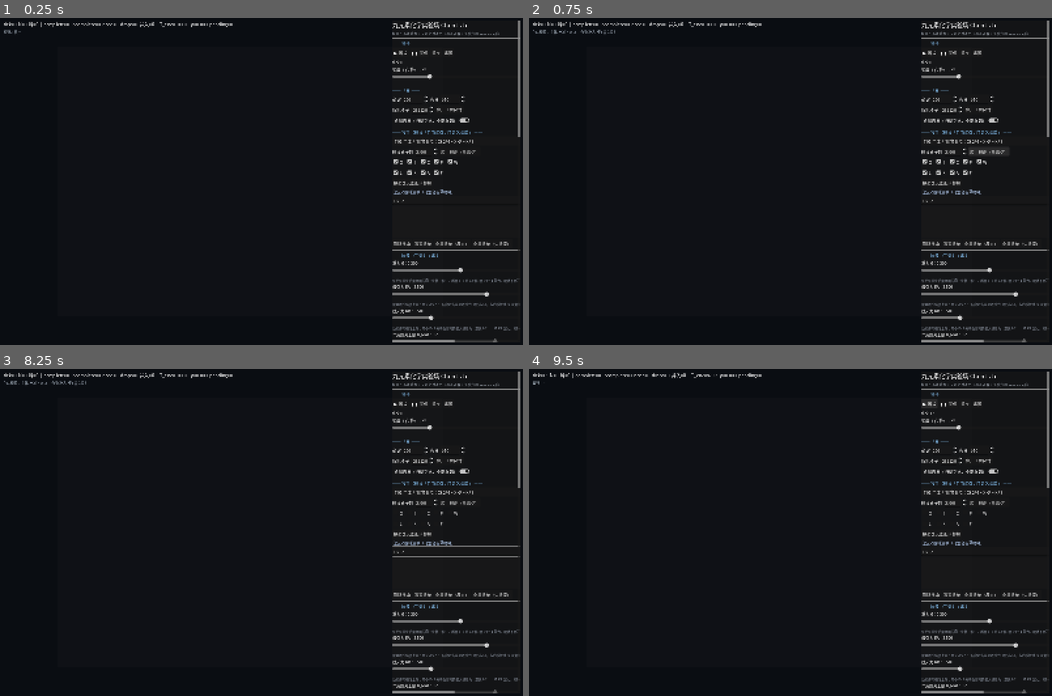
Above: before the commit, frames 1-4 (two rows, left to right).
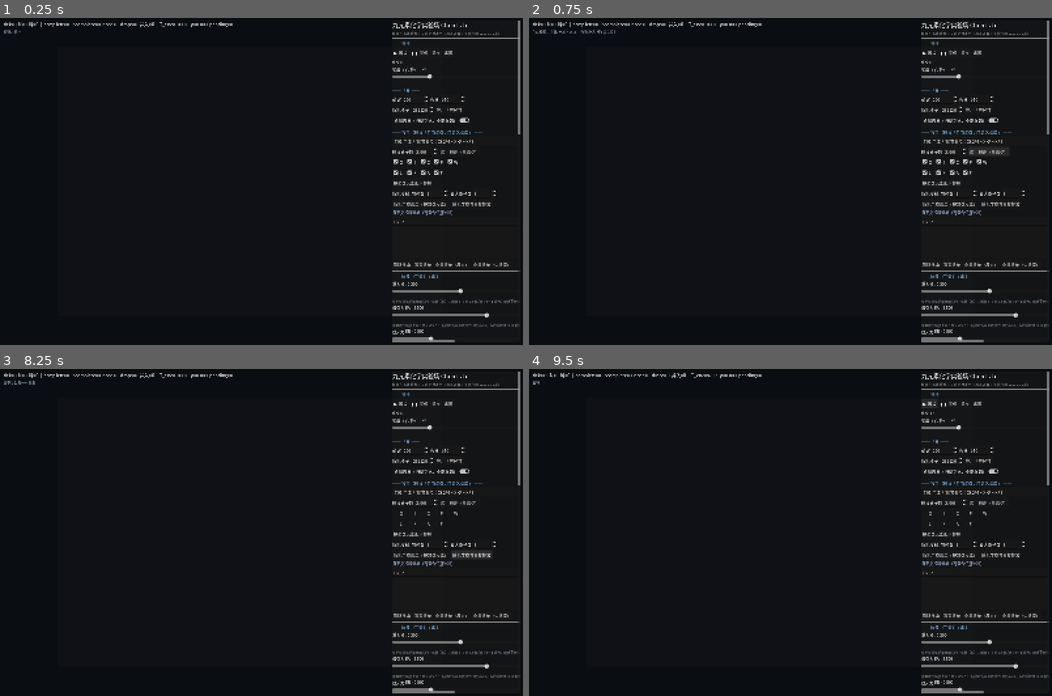
Above: after the commit, the same moments.

Repository: fpg9999/alchemy
Game: Godot game, scene res://main.tscn
Same seed, same stepped clock (60 frames per second), same inputs: the game is played once before the commit and once after it.
Inputs (mouse positions are in pixels of both pictures, inside the frame that each line leads up to):
- Up to frame 1 (0.25 s): no input
- Up to frame 2 (0.75 s): click "应用预设（先清空）" at 0.5 s
- Up to frame 3 (8.25 s): click "O" at 1.25 s; click "X" at 2 s; click "C" at 2.75 s; click "P" at 3.5 s; click "W" at 4.25 s; click "L" at 5 s; click "K" at 5.75 s; click "A" at 6.5 s; click "F" at 7.25 s; click (470, 555) at 8 s, where only the run after the commit has a clickable "随机生成并直接投放"
- Up to frame 4 (9.5 s): click "▶ 播放" at 8.75 s

The runs differ from the first frame. In frame 1, 2.5% of the frame differs, in the area x 75-100%, y 35-100%; in frame 2, 2.5%; in frame 3, 2.7%, in the area x 0-100%, y 3-100%; in frame 4, 2.5%.

Commit message:
ChemLab: 投料面板升级（55 套预设 + 按勾选元素随机投料 + 总量精确定额）
- kernel: op_feed 返回 rows/feed 双键并归一总量；新增 random_feed（随机物种+权重分配，可复现 seed）
- kernel_client: call_sync 按 id 等待自己的回复（修复异步 resolve 串号导致 feed 为空）
- main: 预设扩到 55 项（T91 4 + T88 6 + 单元素 9 + 双元素 36 + 自由）；随机投料控件（物种数/最大原子数/生成/直接投放）；_feed_rows 兼容 rows/feed 并传 n_mol
- docs: CHEMLAB_PARAMS 增加投料面板与协议说明；README 同步；preview.png 更新

Diff:
--- a/godot/chem_lab/scripts/kernel_client.gd
+++ b/godot/chem_lab/scripts/kernel_client.gd
@@ -61,13 +61,23 @@
 	if not is_kernel_connected():
 		if not connect_to_kernel():
 			return {"ok": false, "error": "not connected"}
-	_send({"op": op, "args": params})
+	var my_id := _next_id
+	_send({"op": op, "args": params, "id": my_id})
 	var waited := 0
 	while waited < _timeout_ms:
 		_pump()
 		var parsed := _try_take_line()
 		if parsed.size() > 0:
-			return parsed
+			var rid := int(parsed.get("id", -1))
+			if rid == my_id:
+				return parsed
+			# 不是本次同步调用的回复：多半是在途的异步 resolve，交给它的回调
+			if _pending.has(rid):
+				var item = _pending[rid]
+				_pending.erase(rid)
+				if item["cb"].is_valid():
+					item["cb"].call(parsed, item["ctx"])
+			continue
 		OS.delay_msec(2)
 		waited += 2
 	return {}
--- a/godot/chem_lab/scripts/main.gd
+++ b/godot/chem_lab/scripts/main.gd
@@ -52,6 +52,8 @@
 var panel_scroll: ScrollContainer
 var panel: PanelContainer
 var _frames := 0
+var rand_species_edit: SpinBox
+var rand_natoms_edit: SpinBox
 var elem_checks := {}
 
 func _ready() -> void:
@@ -184,7 +186,16 @@
 	preset_opt.add_item("T88 群系 B5_OXKAF（O,X,K,A,F）", 7)
 	preset_opt.add_item("T88 群系 B6_OXCKAF", 8)
 	preset_opt.add_item("T88 群系 B9_all9（九元素）", 9)
-	preset_opt.add_item("自由投料（按元素勾选）", 10)
+	var eo := ["O", "X", "C", "K", "A", "F", "P", "W", "L"]
+	var pid := 10
+	for e1 in eo:
+		preset_opt.add_item("单元素 %s" % e1, pid)
+		pid += 1
+	for i in range(eo.size()):
+		for j in range(i + 1, eo.size()):
+			preset_opt.add_item("双元素 %s+%s" % [eo[i], eo[j]], pid)
+			pid += 1
+	preset_opt.add_item("自由投料（按元素勾选）", pid)
 	v.add_child(preset_opt)
 	var row4 := HBoxContainer.new()
 	v.add_child(row4)
@@ -204,6 +215,18 @@
 	var row4b := HBoxContainer.new()
 	v.add_child(row4b)
 	_btn(row4b, "按勾选元素配平投放", func(): _apply_checked(int(feed_n_edit.value)))
+
+	# 随机投料：按勾选元素随机生成「物种 + 数量」清单
+	var rowr := HBoxContainer.new()
+	v.add_child(rowr)
+	rowr.add_child(_mk_label("随机投料: 物种数"))
+	rand_species_edit = _spin(rowr, 1, 64, 1, 6, 0, 56)
+	rowr.add_child(_mk_label("最大原子数"))
+	rand_natoms_edit = _spin(rowr, 2, 14, 1, 8, 0, 56)
+	var rowr2 := HBoxContainer.new()
+	v.add_child(rowr2)
+	_btn(rowr2, "随机生成清单（按勾选元素）", func(): _random_feed(false))
+	_btn(rowr2, "随机生成并直接投放", func(): _random_feed(true))
 
 	# 自定义投料清单：可精确指定"哪种物质、多少个"
 	var feed_title := Label.new()
@@ -658,6 +681,12 @@
 			print("[selftest] rows: mean=%.1f H=%d high(row<%d)=%d low(row>=%d)=%d lock_r=%s rigid=%s" % [
 				(row_sum / max(1, n_alive)), sim.H, sim.H - 30, n_high, sim.H - 10, n_low,
 				str(sim.p["lock_r"]), str(sim.p.get("lock_rigid_fall", true))])
+			for t_els in [["O"], ["O", "F", "L"], ["O", "X", "C", "K", "A", "F"]]:
+				var tr := _feed_rows(t_els, 200)
+				var tn := 0
+				for it in tr:
+					tn += int(it["count"])
+				print("[selftest] feed %s -> %d rows, %d molecules" % ["".join(t_els), tr.size(), tn])
 			print("[selftest] hard_walls=%s oob_cells=%d max_row=%d H=%d (max_row 应 <= H-1)" % [
 				str(sim.p.get("hard_walls", true)), oob, maxrow, sim.H])
 			var ms := float(Time.get_ticks_msec() - _st_t0)
@@ -797,17 +826,19 @@
 	_status("运行中…" if running else "已暂停")
 
 func _feed_rows(elements: Array, n: int) -> Array:
-	var r = client.call_sync("feed", {"elements": elements, "n": n})
+	var r = client.call_sync("feed", {"elements": elements, "n": n, "n_mol": n})
 	if not r.get("ok", false):
 		_status("投料失败：%s" % String(r.get("error", "?")))
 		return []
-	return r["data"].get("rows", [])
+	var d: Dictionary = r["data"]
+	return d.get("rows", d.get("feed", []))
 
 func _apply_preset() -> void:
 	var id := preset_opt.selected
 	var n := int(feed_n_edit.value)
 	if id <= 3:
 		_apply_t91(id, n)
+		return
 	elif id <= 9:
 		var subsets := [
 			["O", "F", "L"], ["O", "X", "C"], ["O", "X", "K", "F"],
@@ -815,15 +846,32 @@
 			["O", "X", "C", "K", "A", "F", "P", "W", "L"],
 		]
 		_feed_elements_preset(subsets[id - 4], n)
-	else:
-		var els: Array = []
+		return
+	var els := _preset_elements(id)
+	if els.is_empty():
+		return
+	_feed_elements_preset(els, n)
+
+func _preset_elements(id: int) -> Array:
+	var eo := ["O", "X", "C", "K", "A", "F", "P", "W", "L"]
+	var free_id := 10 + 9 + 36
+	if id == free_id:
+		var sel: Array = []
 		for e in elem_checks.keys():
 			if elem_checks[e].button_pressed:
-				els.append(e)
-		if els.is_empty():
+				sel.append(e)
+		if sel.is_empty():
 			_status("请至少勾选一个元素")
-			return
-		_feed_elements_preset(els, n)
+		return sel
+	if id >= 10 and id < 19:
+		return [eo[id - 10]]
+	var idx := id - 19
+	for i in range(eo.size()):
+		for j in range(i + 1, eo.size()):
+			if idx == 0:
+				return [eo[i], eo[j]]
+			idx -= 1
+	return []
 
 func _apply_t91(kind: int, n: int) -> void:
 	var presets := [
@@ -856,6 +904,39 @@
 	_refresh_image()
 	_status("T91 预设：主体 %s ×%d，食物 %s/%s 各 %d" % [a, cells.size(), b, c, per])
 
+func _random_feed(apply_now: bool) -> void:
+	var els: Array = []
+	for e in elem_checks.keys():
+		if elem_checks[e].button_pressed:
+			els.append(e)
+	if els.is_empty():
+		_status("请至少勾选一个元素")
+		return
+	var n := int(feed_n_edit.value)
+	var r = client.call_sync("random_feed", {
+		"elements": els, "n_mol": n,
+		"n_species": int(rand_species_edit.value),
+		"natoms_min": 2, "natoms_max": int(rand_natoms_edit.value),
+		"seed": randi(),
+	})
+	if not r.get("ok", false):
+		_status("随机投料失败：%s" % String(r.get("error", "?")))
+		return
+	var d: Dictionary = r["data"]
+	var rows: Array = d.get("rows", d.get("feed", []))
+	if rows.is_empty():
+		_status("该元素组合没有可投料分子：试调大「最大原子数」或换元素")
+		return
+	feed_items.clear()
+	for it in rows:
+		feed_items.append({"formula": String(it["formula"]), "count": int(it["count"])})
+	_refresh_feed_list()
+	_status("随机生成 %d 种（池 %d，seed=%d）：可点「应用清单」投放" % [
+		rows.size(), int(d.get("pool", 0)), int(d.get("seed", 0))])
+	if apply_now:
+		_feed_apply(true)
+
+
 func _apply_checked(n: int) -> void:
 	var els: Array = []
 	for e in elem_checks.keys():
Binary file changed: godot/chem_lab/preview.png
Not shown, changed: godot/chem_lab/docs/CHEMLAB_PARAMS.md
